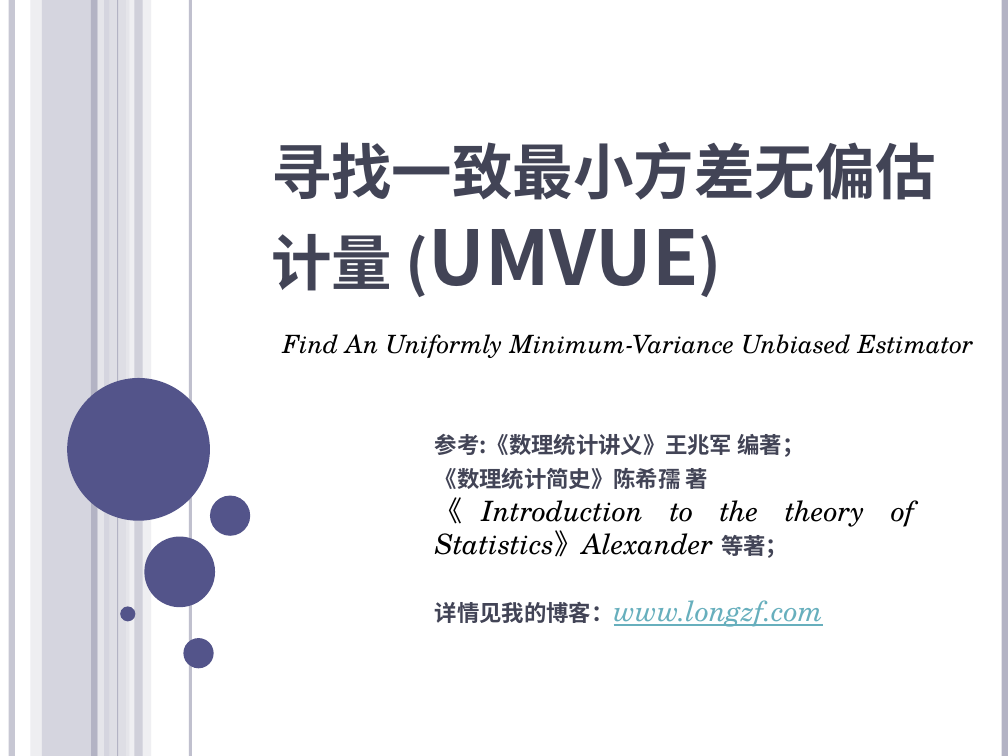
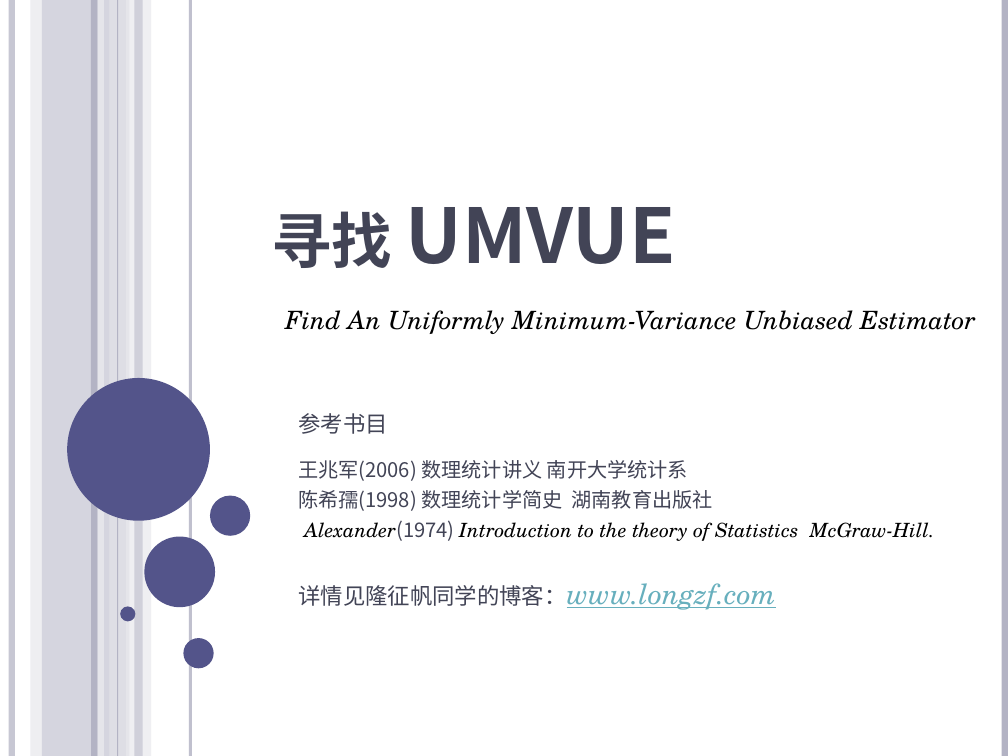
Before and after one commit to tiny-boat/tiny-boat.github.io, a slide deck: slide 5 of drafts/寻找 UMVUE.pptx. Drawn at 1008x756 pixels with LibreOffice and Linux fonts; fonts in the diff are those of the drawing. Boxes give left, top, right and bottom in pixels: in the first picture for what was removed or moved away, otherwise in the second. Text is boxed around its words. In the diff, an @@ line names an element or a change of style, - is before the commit and + after.

```diff
--- a/drafts/寻找 UMVUE.pptx
+++ b/drafts/寻找 UMVUE.pptx
@@ title at <box>271,207,676,268</box>: text changed @@
-寻找一致最小方差无偏估计量 (UMVUE)
+寻找 UMVUE
@@ text "Find An Uniformly Minimum-Variance Unbiased ...": place and size @@
-text "Find An Uniformly Minimum-Variance Unbiased ..." at <box>283,334,973,358</box>
+text "Find An Uniformly Minimum-Variance Unbiased ..." at <box>285,310,975,334</box>
@@ text at <box>298,413,935,610</box>: text changed; size 20 to 14 pt; text colour #000000 to #424456 @@
-参考:《数理统计讲义》王兆军 编著；
-《数理统计简史》陈希孺 著
-《Introduction to the theory of Statistics》Alexander 等著；
-详情见我的博客：www.longzf.com
+参考书目
+王兆军(2006) 数理统计讲义 南开大学统计系
+陈希孺(1998) 数理统计学简史 湖南教育出版社
+Alexander(1974) Introduction to the theory of Statistics McGraw-Hill.
+详情见隆征帆同学的博客：www.longzf.com
```
Also in this commit, not shown: 32 slides removed, 2 other files.
